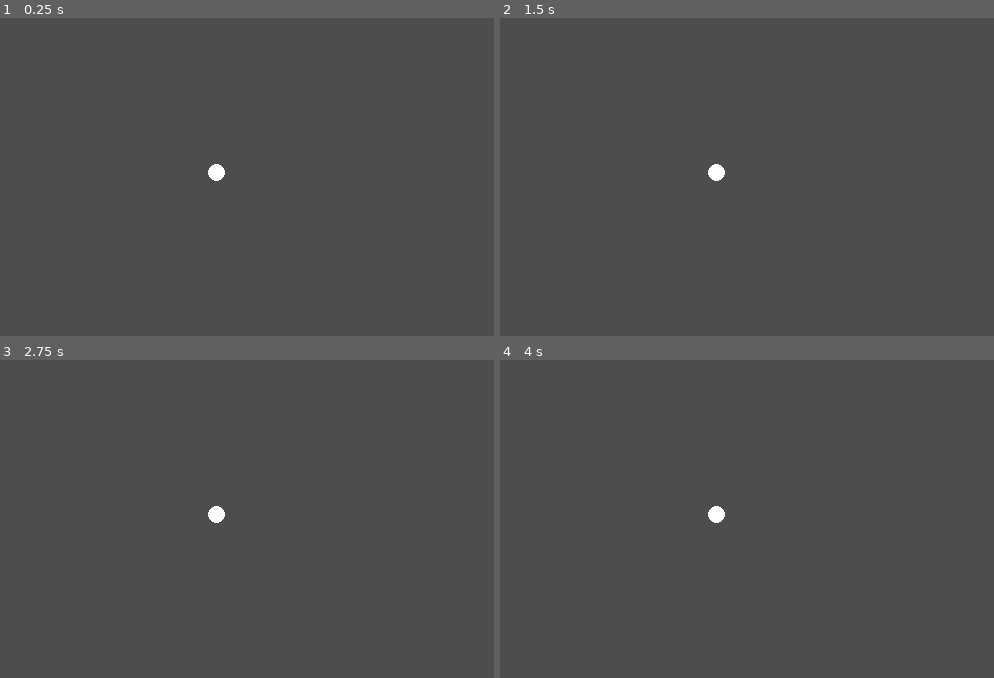
Above: before the commit, frames 1-4 (two rows, left to right).
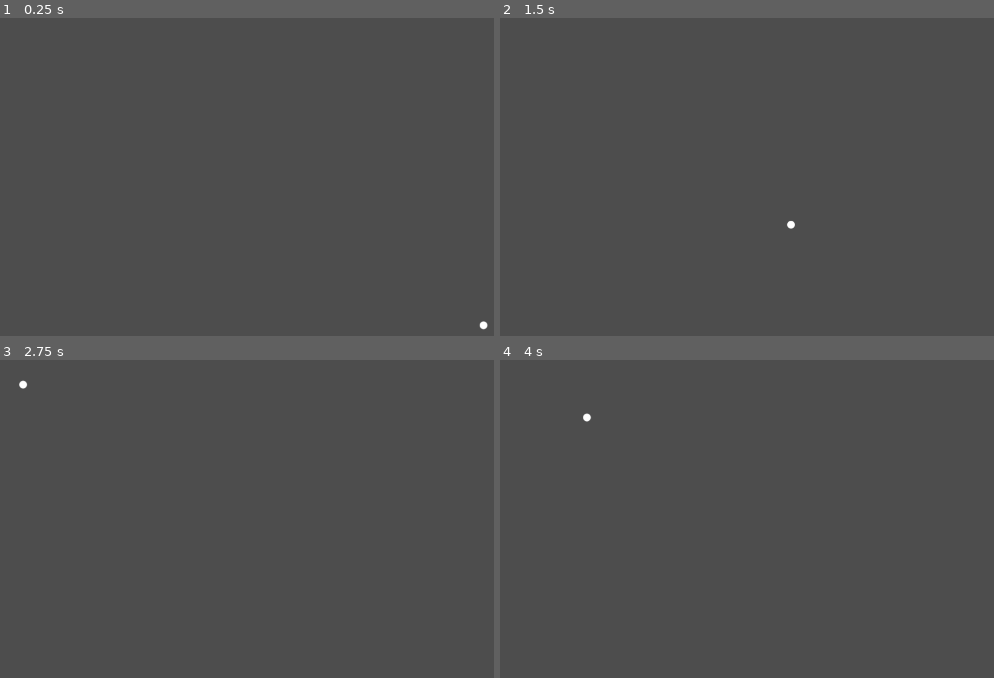
Above: after the commit, the same moments.

Repository: lcrol77/godot-coding-challenges
Game: Godot game, scene res://main.tscn
Same seed, same stepped clock (60 frames per second), same inputs: the game is played once before the commit and once after it.
Inputs:
- Up to frame 1 (0.25 s): no input
- Up to frame 2 (1.5 s): no input
- Up to frame 3 (2.75 s): tap Enter at 2 s
- Up to frame 4 (4 s): no input

The runs differ from the first frame. In frame 1, 0.2% of the frame differs, in the area x 42-99%, y 45-99%; in frame 2, 0.2%; in frame 3, 0.2%, in the area x 3-46%, y 6-52%; in frame 4, 0.2%.

Commit message:
added attractor

Diff:
--- /dev/null
+++ b/obsidian-graph/components/attractor/attractor.gd
@@ -0,0 +1,8 @@
+class_name Attractor
+extends Area2D
+
+@export var circ_radius: float = 10.0
+@onready var collision_shape_2d: CollisionShape2D = $CollisionShape2D
+
+func _ready() -> void:
+	collision_shape_2d.shape.radius = circ_radius
--- /dev/null
+++ b/obsidian-graph/components/attractor/attractor.tscn
@@ -0,0 +1,14 @@
+[gd_scene load_steps=3 format=3 uid="uid://vyvata2ay4gw"]
+
+[ext_resource type="Script" uid="uid://dlyve2r1pplfv" path="res://components/attractor/attractor.gd" id="1_hbgdj"]
+
+[sub_resource type="CircleShape2D" id="CircleShape2D_vcb3r"]
+
+[node name="Attractor" type="Area2D"]
+gravity_space_override = 1
+gravity_point = true
+gravity = 10.0
+script = ExtResource("1_hbgdj")
+
+[node name="CollisionShape2D" type="CollisionShape2D" parent="."]
+shape = SubResource("CircleShape2D_vcb3r")
--- a/obsidian-graph/components/obsidian_node/obsidian_node.gd
+++ b/obsidian-graph/components/obsidian_node/obsidian_node.gd
@@ -1,17 +1,17 @@
 class_name ObsidianNode
-extends CharacterBody2D
+extends RigidBody2D
 
 @export var radius: int = 20
 
 @onready var node_body = $NodeBody
+
+var _acceleration: Vector2
 
 var connected_nodes: Array[ObsidianNode] = []
 
 func _ready() -> void:
 	node_body.shape.radius = radius
 
-func _draw() -> void:
-	draw_circle(Vector2.ZERO, radius, Color.WHITE)
-
-func _process(delta: float) -> void:
-	queue_redraw()
+func _physics_process(delta: float) -> void:
+	print(linear_velocity)
+	move_and_collide(linear_velocity)
--- a/obsidian-graph/components/obsidian_node/obsidian_node.tscn
+++ b/obsidian-graph/components/obsidian_node/obsidian_node.tscn
@@ -1,11 +1,27 @@
-[gd_scene load_steps=3 format=3 uid="uid://c7tbtv32kron1"]
+[gd_scene load_steps=5 format=3 uid="uid://c7tbtv32kron1"]
 
 [ext_resource type="Script" uid="uid://cke18jhqvj33e" path="res://components/obsidian_node/obsidian_node.gd" id="1_h33cv"]
 
+[sub_resource type="Gradient" id="Gradient_h33cv"]
+offsets = PackedFloat32Array(0.616883, 0.75974)
+colors = PackedColorArray(1, 1, 1, 1, 1, 1, 1, 0)
+
+[sub_resource type="GradientTexture2D" id="GradientTexture2D_fwvqx"]
+gradient = SubResource("Gradient_h33cv")
+width = 20
+height = 20
+fill = 1
+fill_from = Vector2(0.5, 0.5)
+fill_to = Vector2(1, 1)
+
 [sub_resource type="CircleShape2D" id="CircleShape2D_xpisr"]
 
-[node name="ObsidianNode" type="CharacterBody2D"]
+[node name="ObsidianNode" type="RigidBody2D"]
+linear_velocity = Vector2(1, 1)
 script = ExtResource("1_h33cv")
+
+[node name="Sprite2D" type="Sprite2D" parent="."]
+texture = SubResource("GradientTexture2D_fwvqx")
 
 [node name="NodeBody" type="CollisionShape2D" parent="."]
 shape = SubResource("CircleShape2D_xpisr")
--- a/obsidian-graph/components/obsidian_node_manager/obsidian_node_manager.gd
+++ b/obsidian-graph/components/obsidian_node_manager/obsidian_node_manager.gd
@@ -6,4 +6,4 @@
 func _ready():
 	var new_node = node_prefab.instantiate()
 	add_child(new_node)
-	new_node.position = get_viewport_rect().size / 2
+	new_node.position = get_viewport_rect().size / 3
--- a/obsidian-graph/main.tscn
+++ b/obsidian-graph/main.tscn
@@ -1,7 +1,13 @@
-[gd_scene load_steps=2 format=3 uid="uid://dtaifak7e48s0"]
+[gd_scene load_steps=3 format=3 uid="uid://dtaifak7e48s0"]
 
 [ext_resource type="PackedScene" uid="uid://dgpe52ovjj3qk" path="res://components/obsidian_node_manager/obsidian_node_manager.tscn" id="1_ig7tw"]
+[ext_resource type="PackedScene" uid="uid://vyvata2ay4gw" path="res://components/attractor/attractor.tscn" id="2_0xm2m"]
 
 [node name="Main" type="Node2D"]
 
 [node name="ObsidianNodeManager" parent="." instance=ExtResource("1_ig7tw")]
+
+[node name="Camera2D" type="Camera2D" parent="."]
+
+[node name="Attractor" parent="." instance=ExtResource("2_0xm2m")]
+circ_radius = 1000.0
--- a/obsidian-graph/project.godot
+++ b/obsidian-graph/project.godot
@@ -19,3 +19,8 @@
 
 window/size/viewport_width=1920
 window/size/viewport_height=1080
+
+[physics]
+
+2d/default_gravity=0.0
+2d/default_gravity_vector=Vector2(0, 0)
Not shown, added: obsidian-graph/components/attractor/attractor.gd.uid
Not shown, added: obsidian-graph/components/obsidian_node_manager/obsidian_node_manager.tscn1540021130.tmp
Not shown, added: obsidian-graph/components/obsidian_node_manager/obsidian_node_manager.tscn1559019944.tmp
